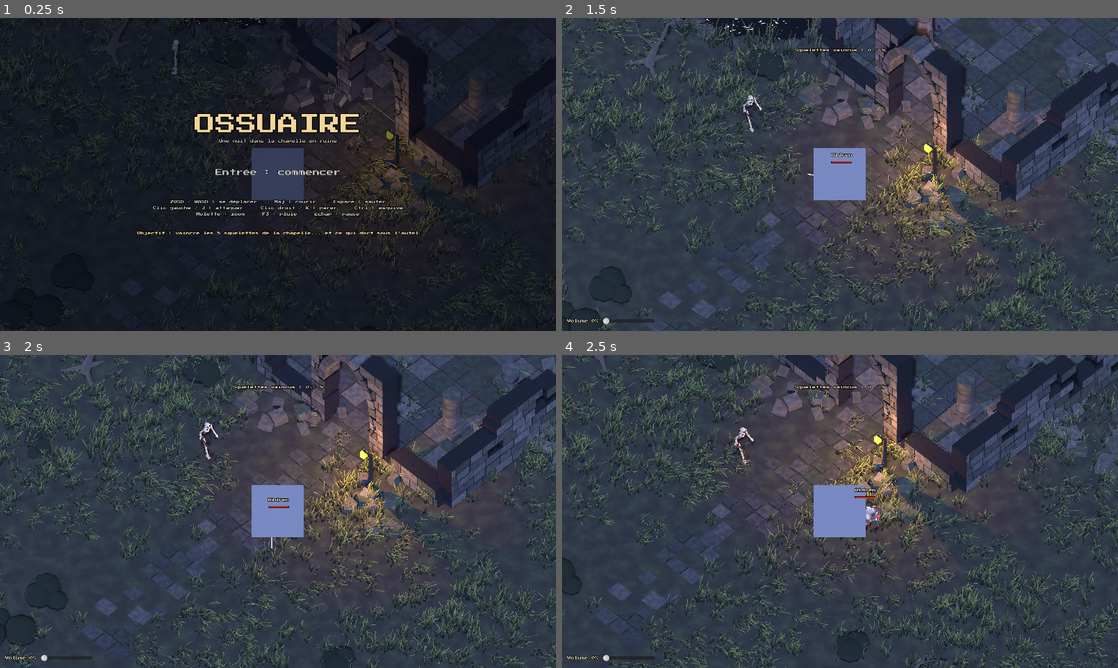
Above: before the commit, frames 1-4 (two rows, left to right).
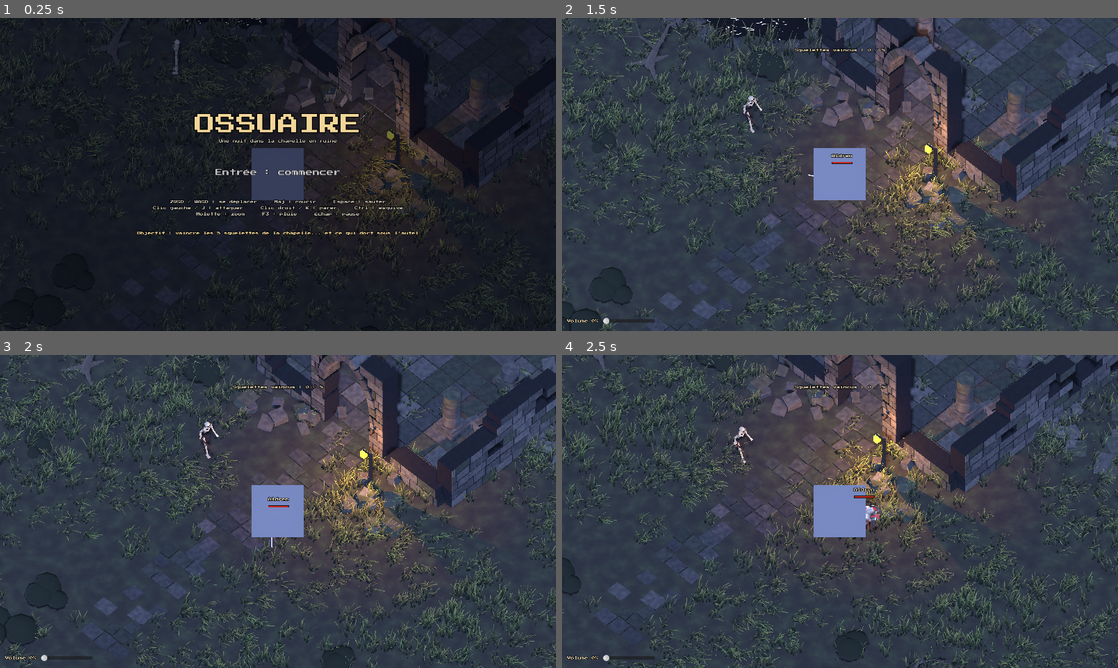
Above: after the commit, the same moments.

Repository: BarbeauAxel/ascii-game
Game: Godot game, scene res://scenes/main.tscn
Same seed, same stepped clock (60 frames per second), same inputs: the game is played once before the commit and once after it.
Inputs (mouse positions are in pixels of both pictures, inside the frame that each line leads up to):
- Up to frame 1 (0.25 s): no input
- Up to frame 2 (1.5 s): tap Enter at 0.5 s; move the mouse to (962, 158) at 0.52 s; hold D (move_right) 0.53-1.28 s; tap J (attack) at 0.6 s; click (962, 158) at 0.67 s; tap Space (jump) at 0.77 s; move the mouse to (728, 190) at 1.27 s; hold S (move_back) from 1.28 s (still down); tap K (block) at 1.35 s
- Up to frame 3 (2 s): keep holding S (move_back); tap Space (jump) at 1.52 s
- Up to frame 4 (2.5 s): move the mouse to (895, 442) at 2.02 s; release S (move_back) at 2.03 s; hold D (move_right) from 2.03 s (still down); tap Ctrl (dodge) at 2.1 s

The runs differ from the first frame. In frame 1, 4.9% of the frame differs, in the area x 0-100%, y 0-100%; in frame 2, 16%; in frame 3, 9.1%; in frame 4, 17%.

Commit message:
Caméra fluide : grille ASCII accrochée au monde
- la caméra suit le héros au pixel près au lieu de sauter par cellules
  entières (5 px), ce qui donnait une impression de tremblement
- le shader décale sa grille de cellules (grid_offset) d'autant que la
  caméra : chaque morceau de décor garde sa cellule et son glyphe
- secousse de combat en pixels entiers ; --no-snap pour comparer
- README mis à jour

Diff:
--- a/scripts/ascii_post_process.gd
+++ b/scripts/ascii_post_process.gd
@@ -174,7 +174,14 @@
 	settings_changed.emit()
 
 
-## Personnage en cellules fines on/off (F5).
+## Décalage de la grille de cellules (pixels), fourni par la caméra pour
+## accrocher la grille au monde.
+func set_grid_offset(offset: Vector2) -> void:
+	if _material:
+		_material.set_shader_parameter("grid_offset", offset)
+
+
+## Personnages en cellules fines on/off (F5).
 func toggle_fine() -> void:
 	fine_enabled = not fine_enabled
 	_apply_fine()
--- a/scripts/camera_follow.gd
+++ b/scripts/camera_follow.gd
@@ -2,14 +2,17 @@
 ## Caméra isométrique orthographique façon MMO RPG : angle fixe (orientation
 ## + plongée), suit la cible, zoom à la molette par paliers.
 ##
-## Stabilité des glyphes : en projection orthographique, un déplacement de la
-## caméra parallèle à l'écran décale l'image d'une quantité fixe de pixels. Si
-## l'on cale ce déplacement sur un multiple exact de la taille d'une cellule,
-## le décor glisse d'une case entière à la fois : chaque morceau de décor garde
-## le même glyphe d'une frame à l'autre, au lieu de scintiller.
+## Stabilité des glyphes, défilement fluide : en projection orthographique, un
+## déplacement de la caméra parallèle à l'écran décale l'image d'une quantité
+## fixe de pixels. On cale la caméra sur le pixel entier (l'image se décale
+## d'un nombre entier de pixels, sans rééchantillonnage), et on décale la
+## grille de cellules du shader ASCII d'autant (`grid_offset`) : la grille
+## reste accrochée au monde. Chaque morceau de décor garde sa cellule et son
+## glyphe (pas de scintillement), et l'image défile pixel par pixel au lieu de
+## sauter d'une cellule entière (5 px) à la fois.
 
 @export var target_path: NodePath
-## Quad ASCII : on lit sa taille de cellule pour caler la caméra sur la grille.
+## Quad ASCII : on lui transmet le décalage de grille (et on lit sa taille de cellule).
 @export var post_process_path: NodePath
 ## Orientation autour de l'axe vertical (45° = vue diagonale isométrique).
 @export_range(0.0, 360.0) var yaw_degrees := 45.0
@@ -23,8 +26,9 @@
 ## Recul de la caméra le long de son axe (orthographique : n'influence que le
 ## découpage near/far, pas la taille à l'écran).
 @export var camera_distance := 40.0
-## Cale la position de la caméra sur la grille de cellules (anti-scintillement).
-@export var snap_to_cells := true
+## Cale la caméra sur le pixel et accroche la grille ASCII au monde
+## (anti-scintillement). Désactivé : grille fixe à l'écran, le décor scintille.
+@export var snap_to_pixels := true
 
 ## Secousse maximale (en cellules) quand l'intensité vaut 1.
 @export var shake_max_cells := 2.0
@@ -102,37 +106,36 @@
 	var up := back.cross(right)                      # +Y caméra
 
 	var look_point := _focus + Vector3.UP * look_height
-	if snap_to_cells:
-		look_point = _snap_to_grid(look_point, right, up)
-	# Secousse par cellules entières : l'image saute d'une case à l'autre au
-	# lieu de glisser, donc les glyphes du décor ne scintillent pas.
-	if _trauma > 0.0:
-		var amp := _trauma * _trauma * shake_max_cells
-		var cell := _cell_world()
-		look_point += right * roundf(randf_range(-amp, amp)) * cell + up * roundf(randf_range(-amp, amp)) * cell
+	# Secousse, en pixels entiers (la grille suit, donc pas de scintillement).
+	var pixel := _pixel_world()
+	if _trauma > 0.0 and pixel > 0.0:
+		var amp := _trauma * _trauma * shake_max_cells * float(_cell_pixels())
+		look_point += right * roundf(randf_range(-amp, amp)) * pixel + up * roundf(randf_range(-amp, amp)) * pixel
+
+	var offset := Vector2.ZERO
+	if snap_to_pixels and pixel > 0.0:
+		# Position de la caméra dans le plan de l'écran, en pixels entiers.
+		var a := roundf(look_point.dot(right) / pixel)
+		var b := roundf(look_point.dot(up) / pixel)
+		look_point += right * (a * pixel - look_point.dot(right)) + up * (b * pixel - look_point.dot(up))
+		# Caméra vers la droite de n px : l'image part à gauche de n px, la
+		# grille aussi. Vers le haut : l'image descend (y écran vers le bas).
+		offset = Vector2(fposmod(a, 2520.0), fposmod(-b, 2520.0))
+	if _post and _post.has_method("set_grid_offset"):
+		_post.set_grid_offset(offset)
 
 	global_transform = Transform3D(Basis(right, up, back), look_point + back * camera_distance)
 
 
-## Arrondit la position du point visé, dans le plan de l'écran, au multiple le
-## plus proche de la taille d'une cellule exprimée en mètres.
-func _snap_to_grid(point: Vector3, right: Vector3, up: Vector3) -> Vector3:
-	var cell_world := _cell_world()
-	if cell_world <= 0.0:
-		return point
-	var a := point.dot(right)
-	var b := point.dot(up)
-	var snapped_a := roundf(a / cell_world) * cell_world
-	var snapped_b := roundf(b / cell_world) * cell_world
-	return point + right * (snapped_a - a) + up * (snapped_b - b)
-
-
-## Taille d'une cellule, en mètres, dans le plan de l'écran.
-func _cell_world() -> float:
+## Taille d'un pixel, en mètres, dans le plan de l'écran.
+func _pixel_world() -> float:
 	var viewport_height := get_viewport().get_visible_rect().size.y
 	if viewport_height <= 0.0:
 		return 0.0
-	var cell_pixels := 5
+	return _size / viewport_height
+
+
+func _cell_pixels() -> int:
 	if _post and "cell_size" in _post:
-		cell_pixels = _post.cell_size
-	return _size * float(cell_pixels) / viewport_height
+		return _post.cell_size
+	return 5
--- a/scripts/main.gd
+++ b/scripts/main.gd
@@ -69,7 +69,7 @@
 	if "--no-fine" in args:
 		post.toggle_fine()
 	if "--no-snap" in args:
-		$Camera3D.snap_to_cells = false
+		$Camera3D.snap_to_pixels = false
 	for arg in args:
 		if arg.begins_with("--debug-view="):
 			post.set_debug_view(arg.trim_prefix("--debug-view=").to_int())
--- a/shaders/ascii.gdshader
+++ b/shaders/ascii.gdshader
@@ -37,6 +37,12 @@
 uniform ivec4 dir_glyphs;         // index des glyphes | / - \
 
 uniform int cell_size : hint_range(2, 32) = 5;
+// Décalage de la grille de cellules, en pixels (fourni par la caméra). La
+// caméra défile en douceur, au pixel près ; la grille se décale d'autant, si
+// bien qu'elle reste accrochée au monde : chaque morceau de décor garde la
+// même cellule, donc le même glyphe, sans que l'image saute de cellule en
+// cellule. Valeur réduite modulo 2520 (multiple de toutes les tailles de 2 à 10).
+uniform vec2 grid_offset = vec2(0.0);
 
 // --- Personnages en cellules fines (F5) ---
 // Masque : image d'une seconde caméra qui ne voit que les personnages (alpha
@@ -176,7 +182,8 @@
 		bool fine = false;
 		if (fine_enabled) {
 			float fcs = float(fine_cell_size);
-			vec2 fuv = (floor(FRAGCOORD.xy / fcs) * fcs + 0.5 * fcs) * texel;
+			vec2 fp = FRAGCOORD.xy + grid_offset;
+			vec2 fuv = (floor(fp / fcs) * fcs + 0.5 * fcs - grid_offset) * texel;
 			if (texture(player_mask, fuv).a > 0.5) {
 				float fd = linear_depth(fuv, INV_PROJECTION_MATRIX);
 				for (int i = 0; i < character_count; i++) {
@@ -189,9 +196,11 @@
 				}
 			}
 		}
-		vec2 cell = floor(FRAGCOORD.xy / cs);
-		vec2 cell_origin = cell * cs;
-		vec2 local = fract(FRAGCOORD.xy / cs); // position du pixel dans sa cellule (0..1)
+		// Grille accrochée au monde : position du pixel décalée de grid_offset.
+		vec2 grid_pos = FRAGCOORD.xy + grid_offset;
+		vec2 cell = floor(grid_pos / cs);
+		vec2 cell_origin = cell * cs - grid_offset; // coin de la cellule, en pixels écran
+		vec2 local = fract(grid_pos / cs); // position du pixel dans sa cellule (0..1)
 		vec2 center_uv = (cell_origin + 0.5 * cs) * texel;
 		// Ciel / fond : profondeur brute nulle en Z inversé.
 		bool is_sky = texture(depth_texture, center_uv).r <= 0.0;
